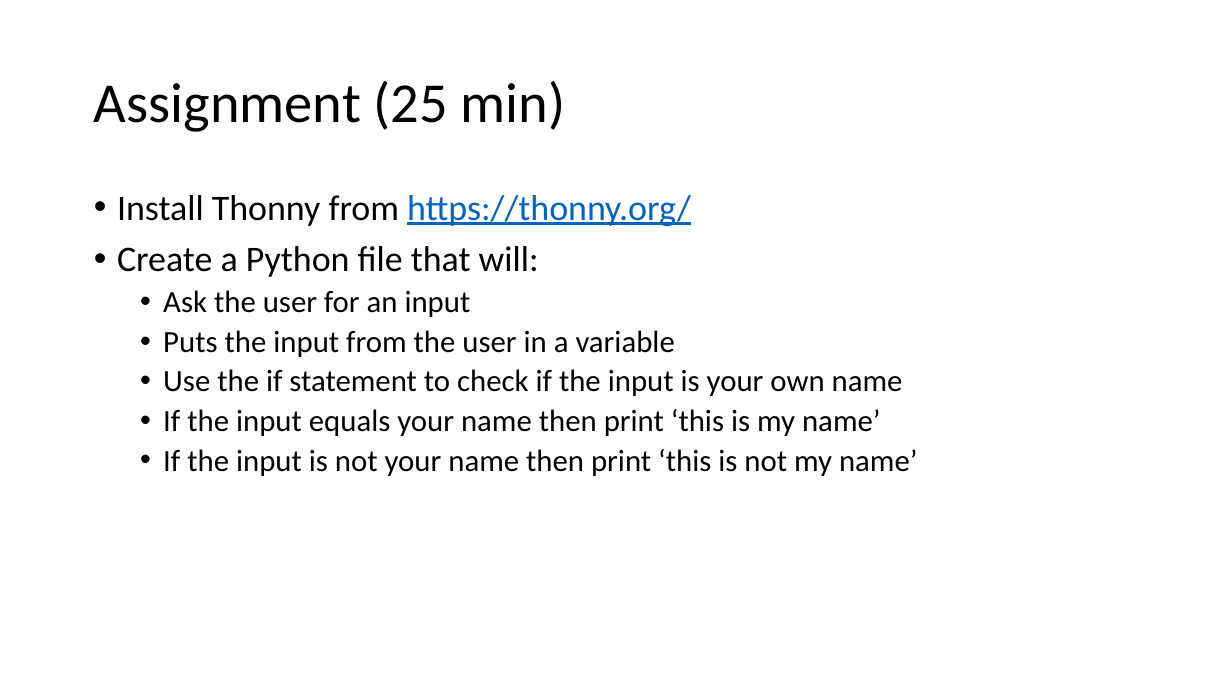
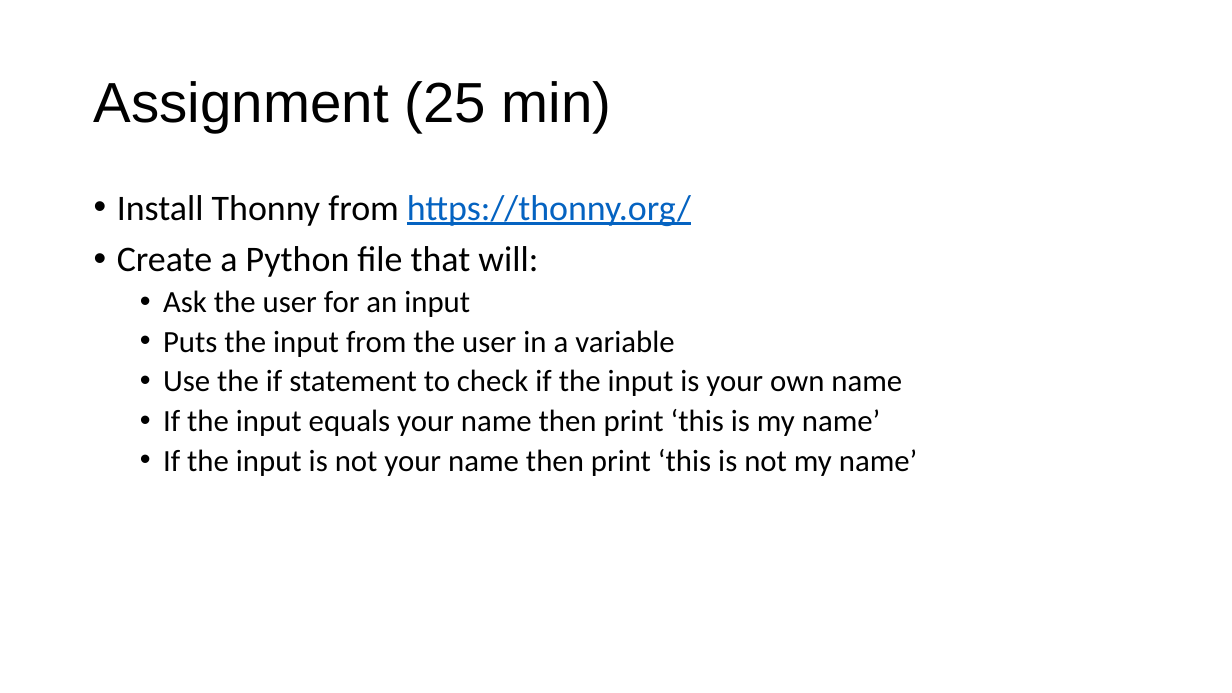
Before and after one commit to JoZonneveld/TCR-python-lessons, a slide deck: slide 14 of Lessons/Lesson 1/Introduction to Python.pptx. Drawn at 1232x693 pixels with LibreOffice and Linux fonts; fonts in the diff are those of the drawing; background and template pictures are left out. Boxes give left, top, right and bottom in pixels: in the first picture for what was removed or moved away, otherwise in the second. Text is boxed around its words. In the diff, an @@ line names an element or a change of style, - is before the commit and + after.

```diff
--- a/Lessons/Lesson 1/Introduction to Python.pptx
+++ b/Lessons/Lesson 1/Introduction to Python.pptx
@@ text "Assignment (25 min)" at [94,81,612,132]: font Calibri to Arial @@
```
Also in this commit, not shown: 23 other slides changed, 2 other files.
